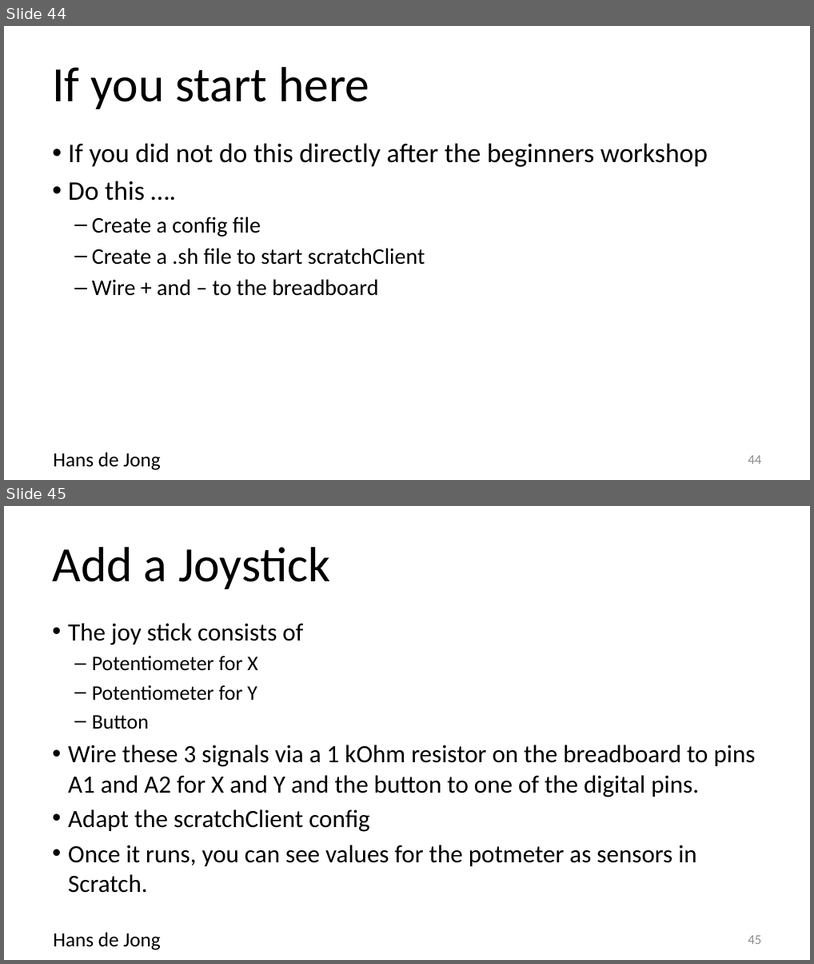
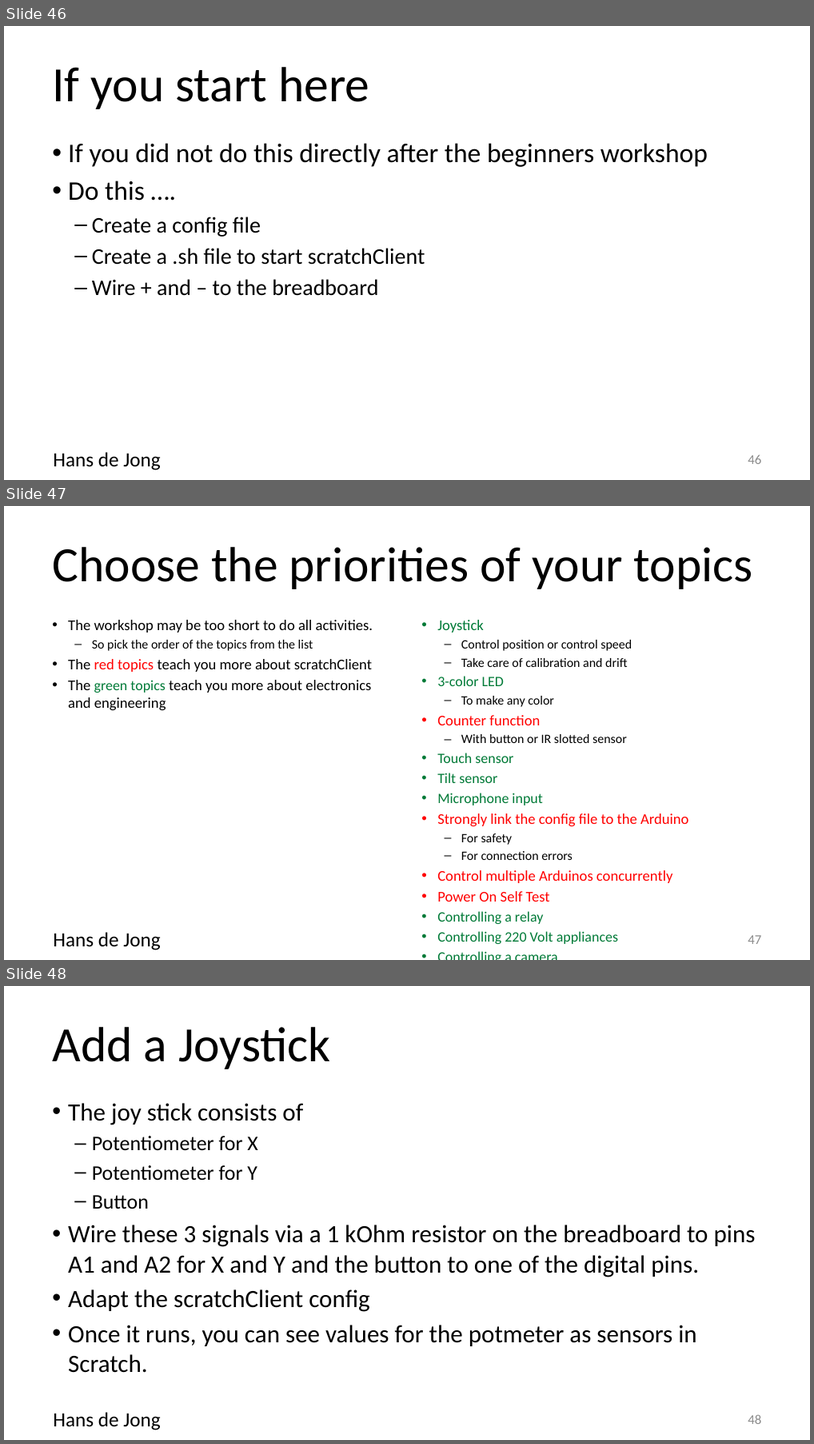
Before and after one commit to hansdejongehv/Weekendschool-PiAndMore, a slide deck: PiAndMore/Part-1--Breadboard/PiAndMore workshop physical computing with Arduino - part 1 - Beginners and Advanced.v0.3.pptx. Shown one above the other, each under a label of ours: slides 44 and 45 before the commit, slides 46, 47 and 48 after it. The pictures are 814x964 and 814x1444 pixels, drawn with LibreOffice and Linux fonts; fonts in the diff are those of the drawing; background and template pictures are left out. Boxes give left, top, right and bottom in pixels: in the first picture for what was removed or moved away, otherwise in the second. Text is boxed around its words. In the diff, an @@ line names an element or a change of style, - is before the commit and + after.

```diff
--- a/PiAndMore/Part-1--Breadboard/PiAndMore workshop physical computing with Arduino - part 1 - Beginners and Advanced.v0.3.pptx
+++ b/PiAndMore/Part-1--Breadboard/PiAndMore workshop physical computing with Arduino - part 1 - Beginners and Advanced.v0.3.pptx
@@ slide 47 added at (x1=4, y1=506, x2=810, y2=960), background #FFFFFF; not listed: 1 template element that a slide beside it also shows @@
@@ title added at (x1=52, y1=547, x2=754, y2=589), 44 pt, text #000000 @@
+Choose the priorities of your topics
@@ text added at (x1=68, y1=620, x2=373, y2=710), 13.3 pt, text #000000 @@
+• The workshop may be too short to do all activities.
+  – So pick the order of the topics from the list
+• The red topics teach you more about scratchClient
+• The green topics teach you more about electronics and engineering
@@ text added at (x1=438, y1=620, x2=689, y2=944), 11.4 pt, text #000000 @@
+• Joystick
+  – Control position or control speed
+  – Take care of calibration and drift
+• 3-color LED
+  – To make any color
+• Counter function
+  – With button or IR slotted sensor
+• Touch sensor
+• Tilt sensor
+• Microphone input
+• Strongly link the config file to the Arduino
+  – For safety
+  – For connection errors
+• Control multiple Arduinos concurrently
+• Power On Self Test
+• Controlling a relay
+• Controlling 220 Volt appliances
+• Controlling a camera
@@ page number added at (x1=748, y1=935, x2=762, y2=944), 12 pt, text #8C8C8C @@
+47
@@ what was slide 44 is now slide 46 @@
@@ page number at (x1=748, y1=455, x2=762, y2=464): text changed @@
-44
+46
@@ what was slide 45 is now slide 48 @@
@@ page number at (x1=748, y1=1414, x2=762, y2=1424): text changed @@
-45
+48
```
Also in this commit, not shown: 1 slide changed, 12 other slides added.
